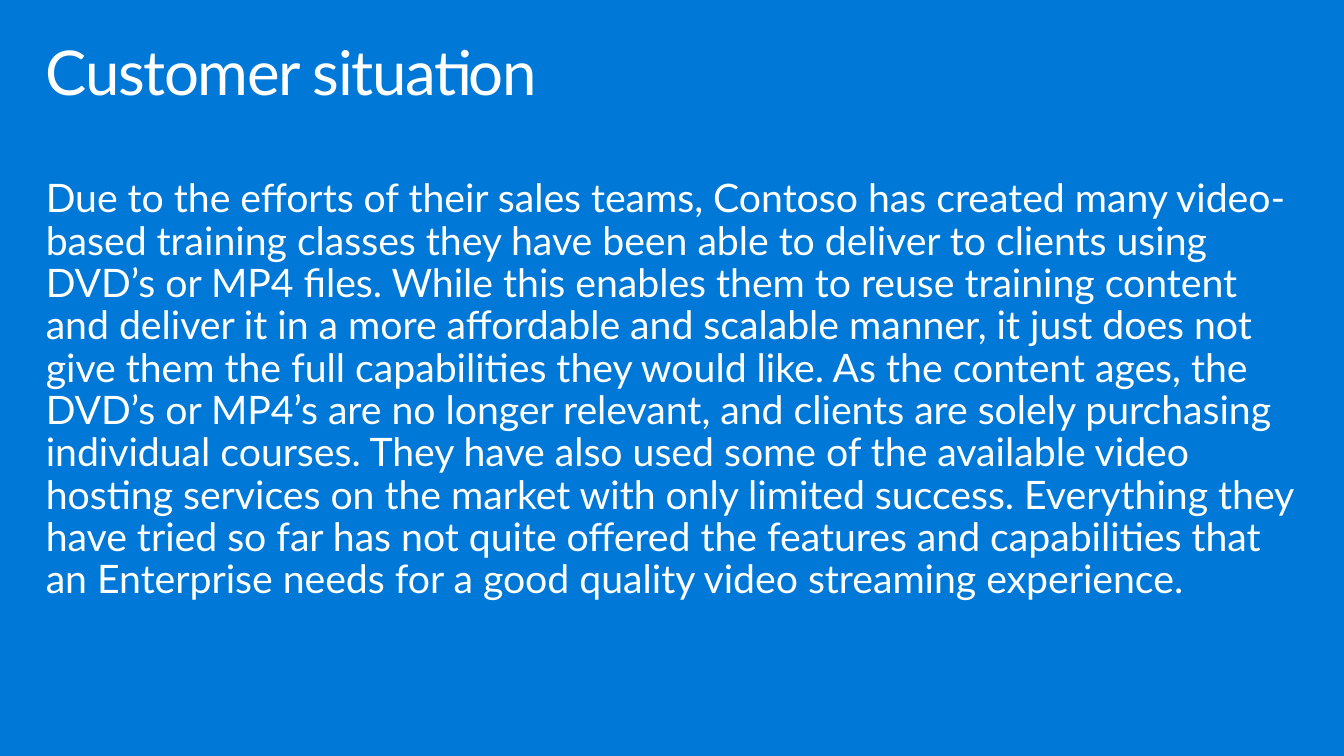
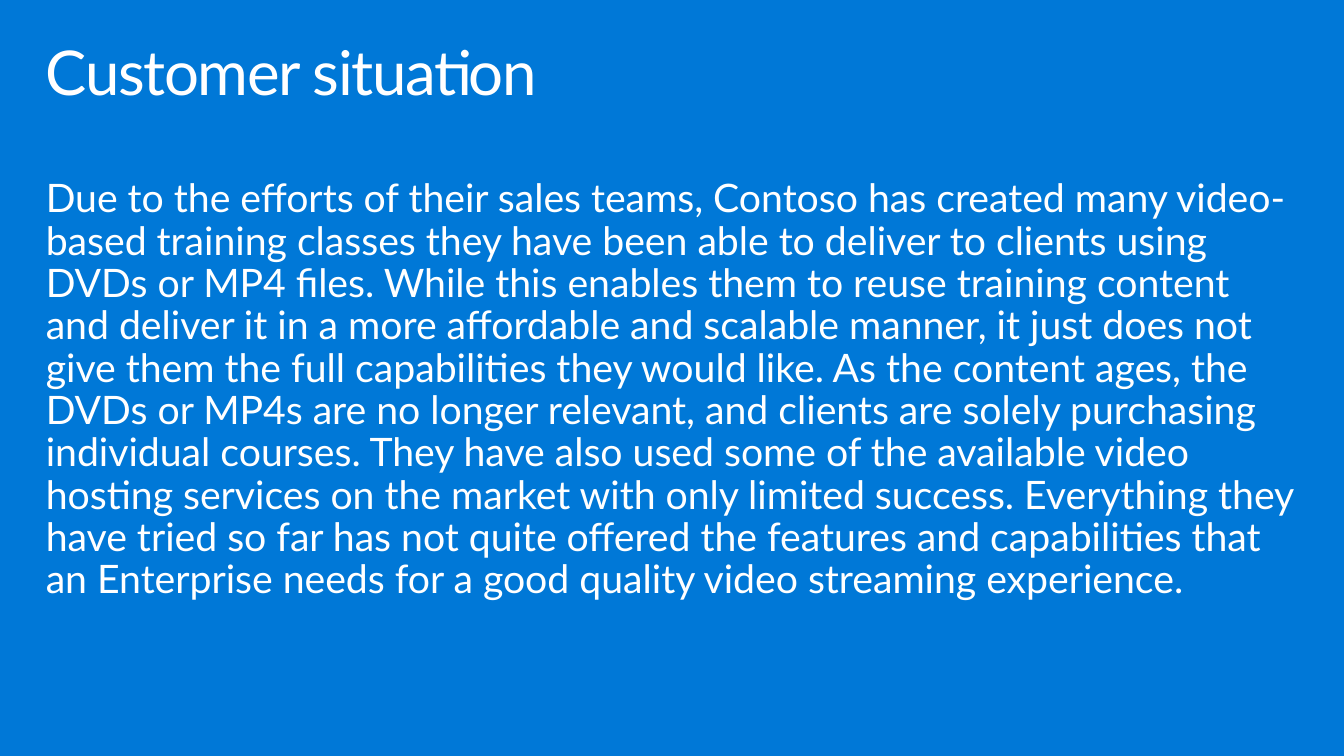
Before and after one commit to tebe372/MCW-Media-AI, a slide deck: slide 6 of WDS/Whiteboard design session trainer presentation - Media AI.pptx. Drawn at 1344x756 pixels with LibreOffice and Linux fonts; fonts in the diff are those of the drawing. Boxes give left, top, right and bottom in pixels: in the first picture for what was removed or moved away, otherwise in the second. Text is boxed around its words. In the diff, an @@ line names an element or a change of style, - is before the commit and + after.

```diff
--- a/WDS/Whiteboard design session trainer presentation - Media AI.pptx
+++ b/WDS/Whiteboard design session trainer presentation - Media AI.pptx
@@ text at [46,183,1294,600]: text changed @@
-Due to the efforts of their sales teams, Contoso has created many video-based training classes they have been able to deliver to clients using DVD’s or MP4 files. While this enables them to reuse training content and deliver it in a more affordable and scalable manner, it just does not give them the full capabilities they would like. As the content ages, the DVD’s or MP4’s are no longer relevant, and clients are solely purchasing individual courses. They have also used some of the available video hosting services on the market with only limited success. Everything they have tried so far has not quite offered the features and capabilities that an Enterprise needs for a good quality video streaming experience.
+Due to the efforts of their sales teams, Contoso has created many video-based training classes they have been able to deliver to clients using DVDs or MP4 files. While this enables them to reuse training content and deliver it in a more affordable and scalable manner, it just does not give them the full capabilities they would like. As the content ages, the DVDs or MP4s are no longer relevant, and clients are solely purchasing individual courses. They have also used some of the available video hosting services on the market with only limited success. Everything they have tried so far has not quite offered the features and capabilities that an Enterprise needs for a good quality video streaming experience.
```
Also in this commit, not shown: 15 other slides changed, 2 other files.
